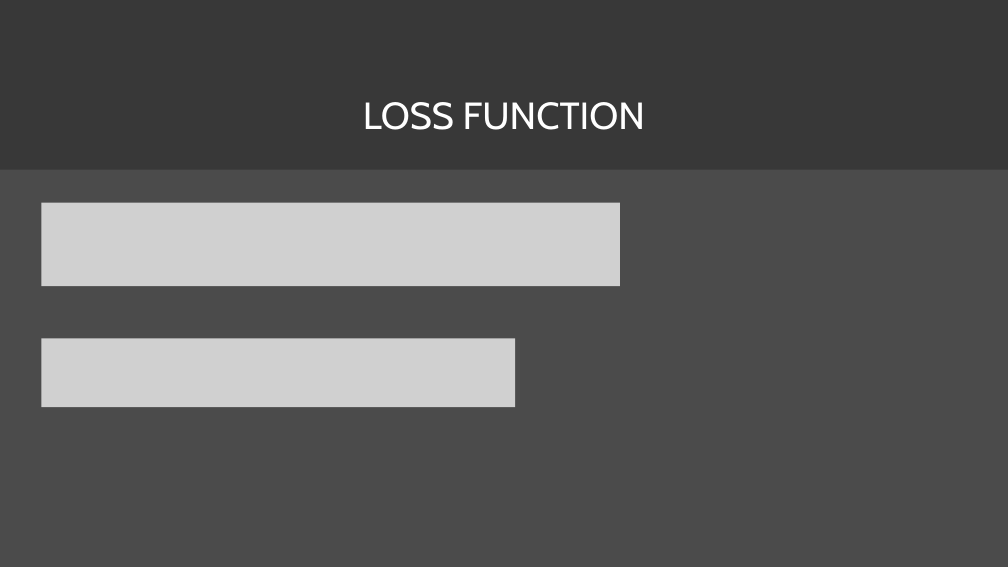
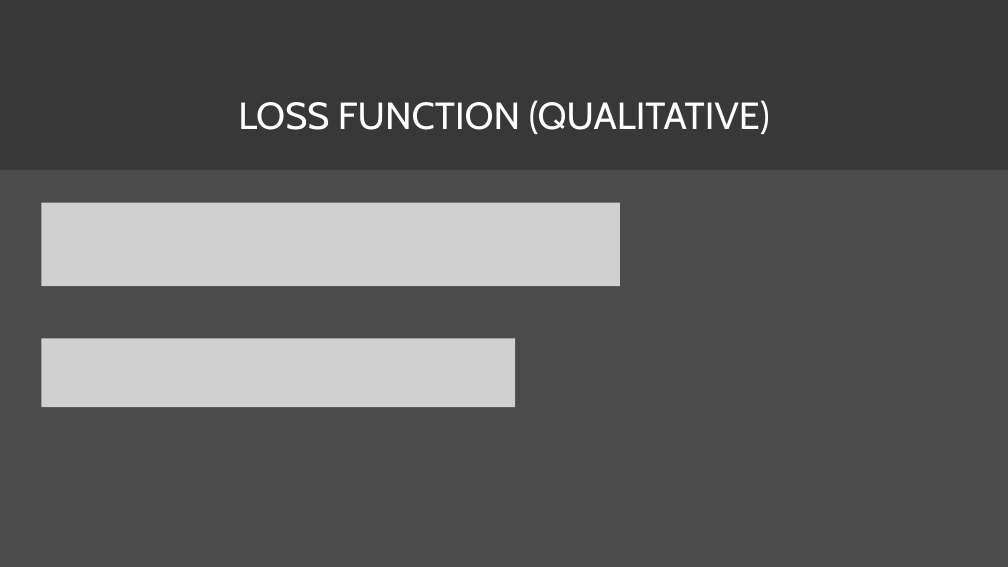
Before and after one commit to bkuwahara/predicting-2ndwaves-udes, a slide deck: slide 14 of papers/seminar.pptx (slide 11 before the commit). Drawn at 1008x567 pixels with LibreOffice and Linux fonts; fonts in the diff are those of the drawing; grey boxes stand for pictures; background and template pictures are left out. Boxes give left, top, right and bottom in pixels: in the first picture for what was removed or moved away, otherwise in the second. Text is boxed around its words. In the diff, an @@ line names an element or a change of style, - is before the commit and + after.

```diff
--- a/papers/seminar.pptx
+++ b/papers/seminar.pptx
@@ title at box(238, 100, 770, 134): text changed @@
-LOSS FUNCTION
+LOSS FUNCTION (QUALITATIVE)
```
Also in this commit, not shown: 10 other slides changed, 8 slides added, 1 slide removed, 5 other files.
